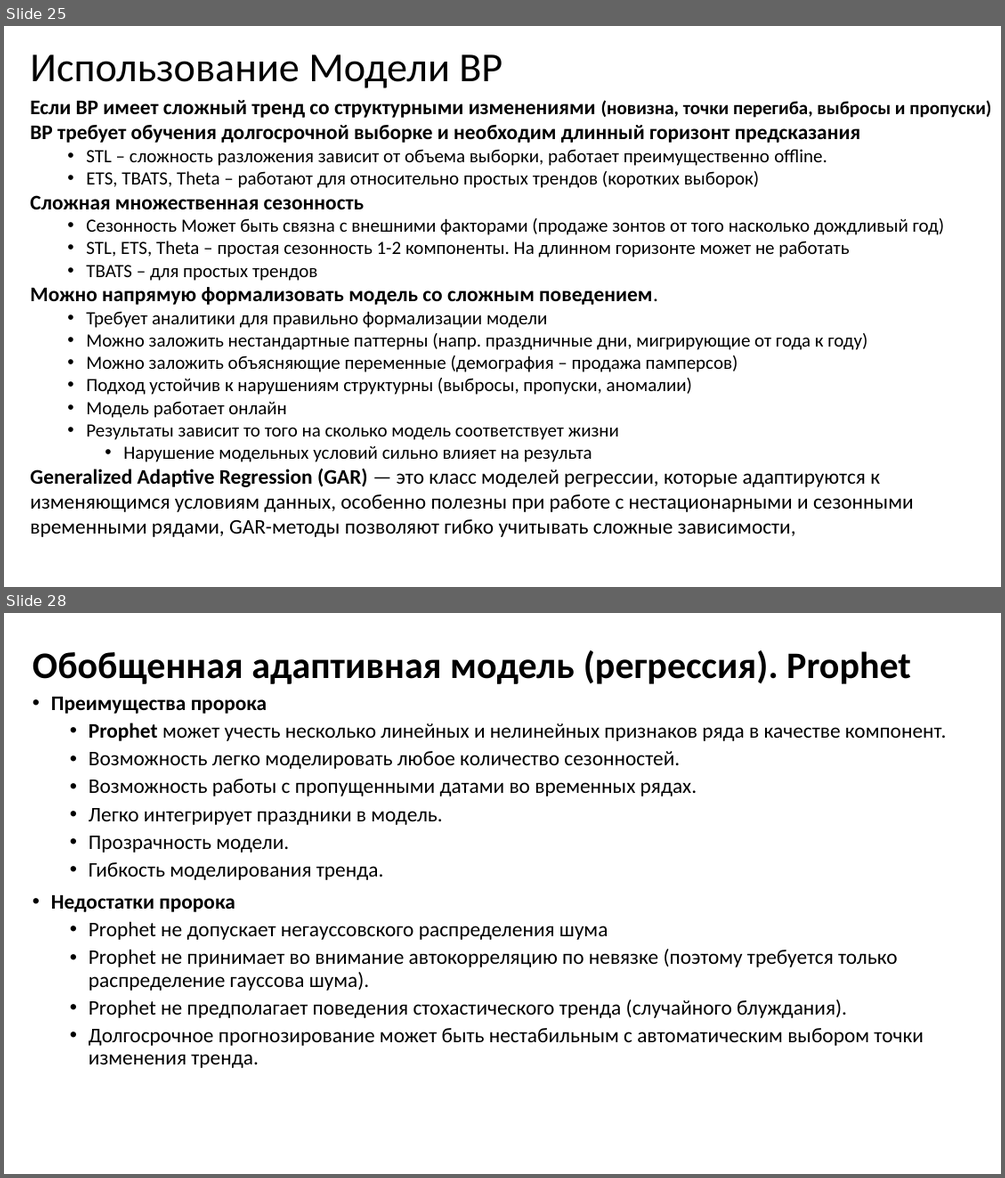
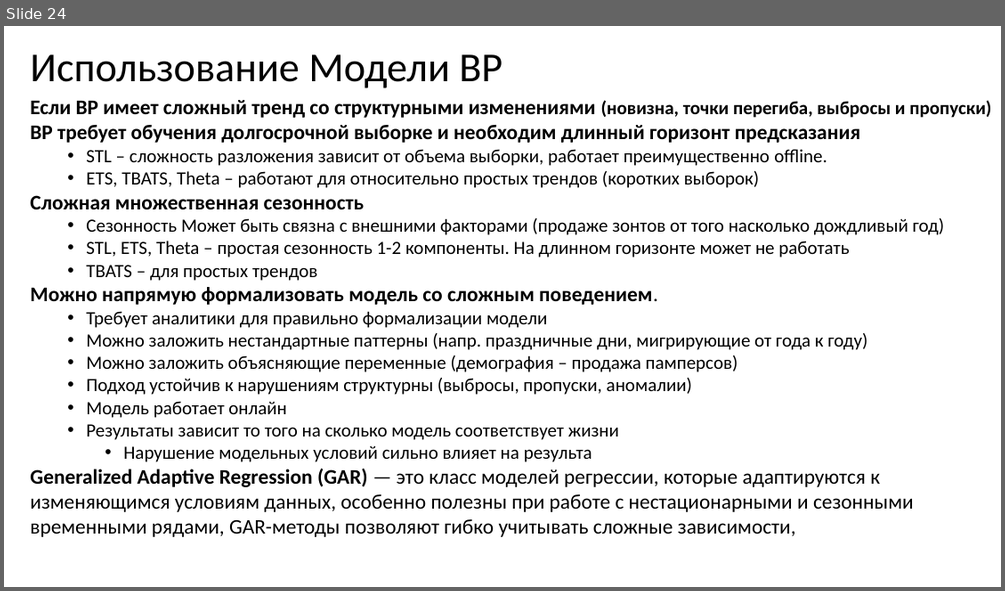
Before and after one commit to MVRonkin/TimeSeriesCourse, a slide deck: Last/LEC/03-1_ExpSmooth.pptx. Shown one above the other, each under a label of ours: slides 25 and 28 before the commit, slide 24 after it; the slides between them are not shown. The pictures are 1005x1178 and 1005x591 pixels, drawn with LibreOffice and Linux fonts; fonts in the diff are those of the drawing. Boxes give left, top, right and bottom in pixels: in the first picture for what was removed or moved away, otherwise in the second. Text is boxed around its words. In the diff, an @@ line names an element or a change of style, - is before the commit and + after.

```diff
--- a/Last/LEC/03-1_ExpSmooth.pptx
+++ b/Last/LEC/03-1_ExpSmooth.pptx
@@ slide 28 removed at box(4, 613, 1001, 1174), background #FFFFFF @@
@@ title removed at box(32, 650, 911, 684) @@
-Обобщенная адаптивная модель (регрессия). Prophet
@@ text removed at box(51, 697, 947, 1068) @@
-• Преимущества пророка
-  • Prophet может учесть несколько линейных и нелинейных признаков ряда в качестве компонент.
-  • Возможность легко моделировать любое количество сезонностей.
-  • Возможность работы с пропущенными датами во временных рядах.
-  • Легко интегрирует праздники в модель.
-  • Прозрачность модели.
-  • Гибкость моделирования тренда.
-• Недостатки пророка
-  • Prophet не допускает негауссовского распределения шума
-  • Prophet не принимает во внимание автокорреляцию по невязке (поэтому требуется только распределение гауссова шума).
-  • Prophet не предполагает поведения стохастического тренда (случайного блуждания).
-  • Долгосрочное прогнозирование может быть нестабильным с автоматическим выбором точки изменения тренда.
@@ what was slide 25 is now slide 24 @@
```
Also in this commit, not shown: 2 slides changed, 4 other slides removed, 13 other files.
